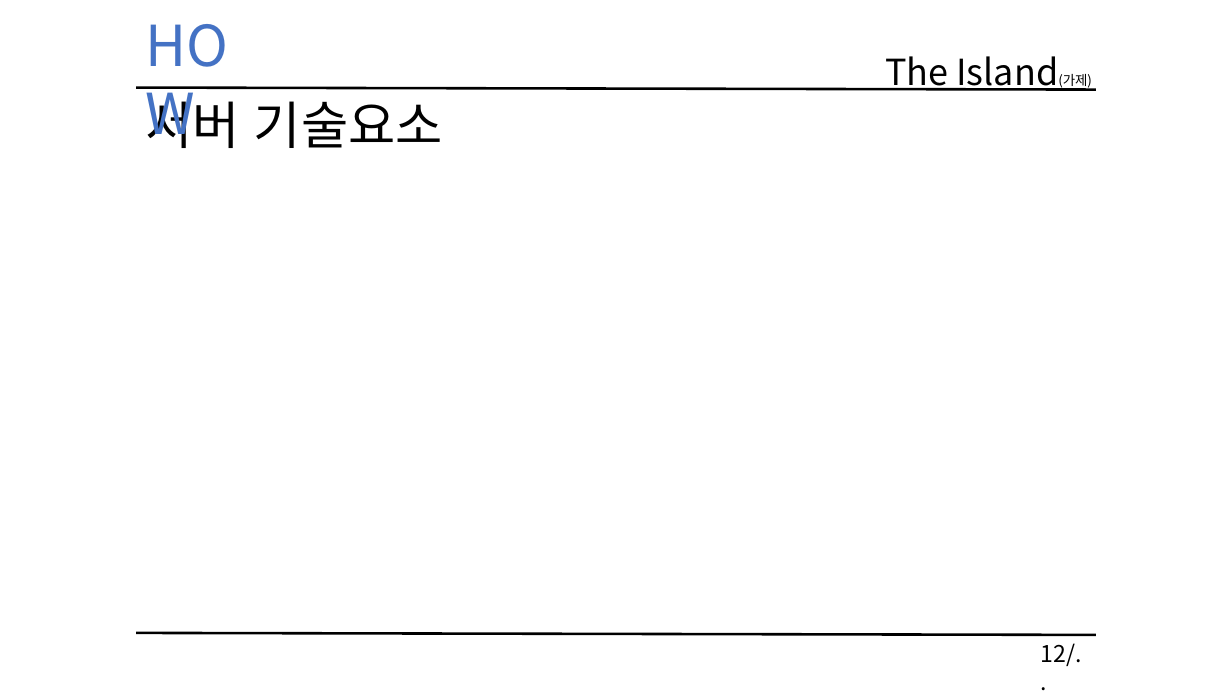
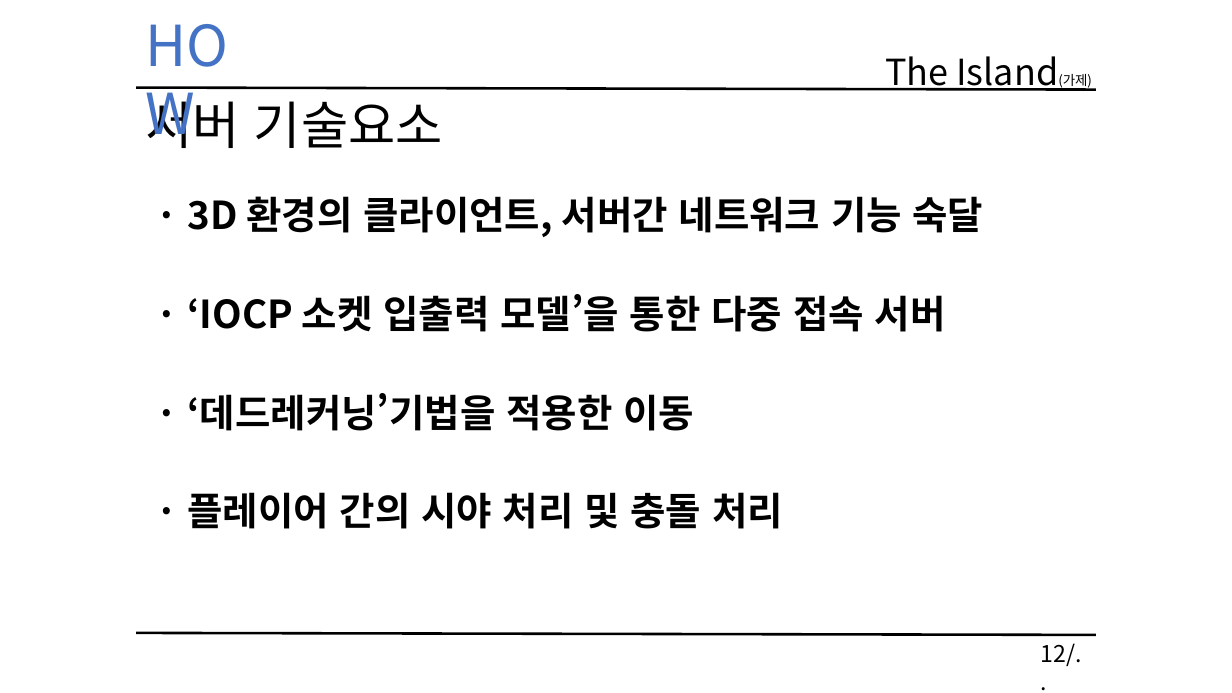
Before and after one commit to KimHaYoon/SickPerson, a slide deck: slide 12 of 문서/졸업작품 게임 기획서 초안.pptx. Drawn at 1232x693 pixels with LibreOffice and Linux fonts; fonts in the diff are those of the drawing. Boxes give left, top, right and bottom in pixels: in the first picture for what was removed or moved away, otherwise in the second. Text is boxed around its words. In the diff, an @@ line names an element or a change of style, - is before the commit and + after.

Commit message:
기획서 수정
서버 기술 요소 추가

```diff
--- a/문서/졸업작품 게임 기획서 초안.pptx
+++ b/문서/졸업작품 게임 기획서 초안.pptx
@@ text added at [187,196,984,237], 30 pt, text #000000, bold @@
+· 3D 환경의 클라이언트, 서버간 네트워크 기능 숙달
@@ text added at [187,294,946,332], 30 pt, text #000000, bold @@
+· ‘IOCP 소켓 입출력 모델’을 통한 다중 접속 서버
@@ text added at [187,393,694,431], 30 pt, text #000000, bold @@
+· ‘데드레커닝’기법을 적용한 이동
@@ text added at [187,492,783,529], 30 pt, text #000000, bold @@
+· 플레이어 간의 시야 처리 및 충돌 처리
```
Also in this commit, not shown: 10 other files.
